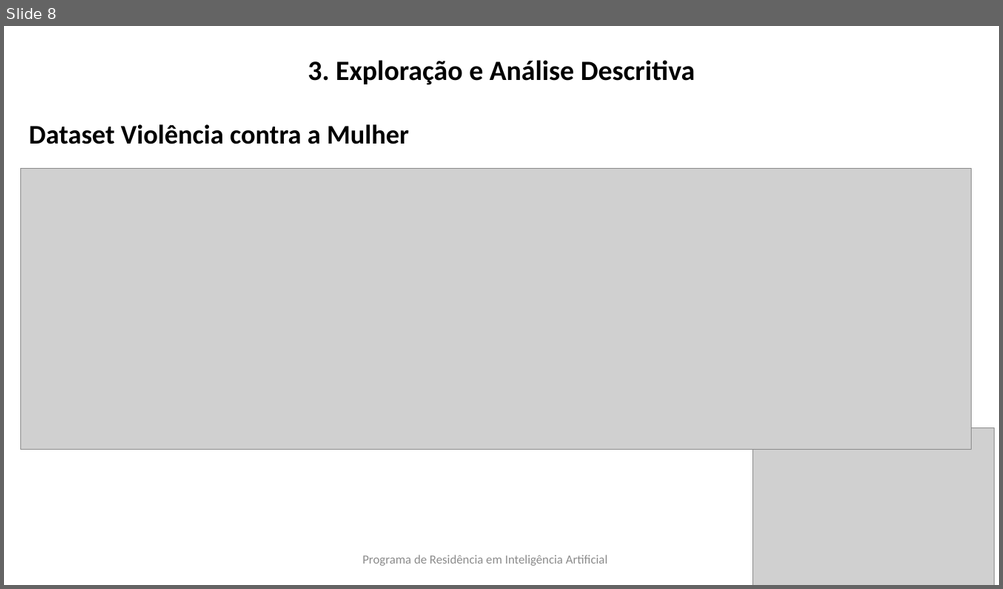
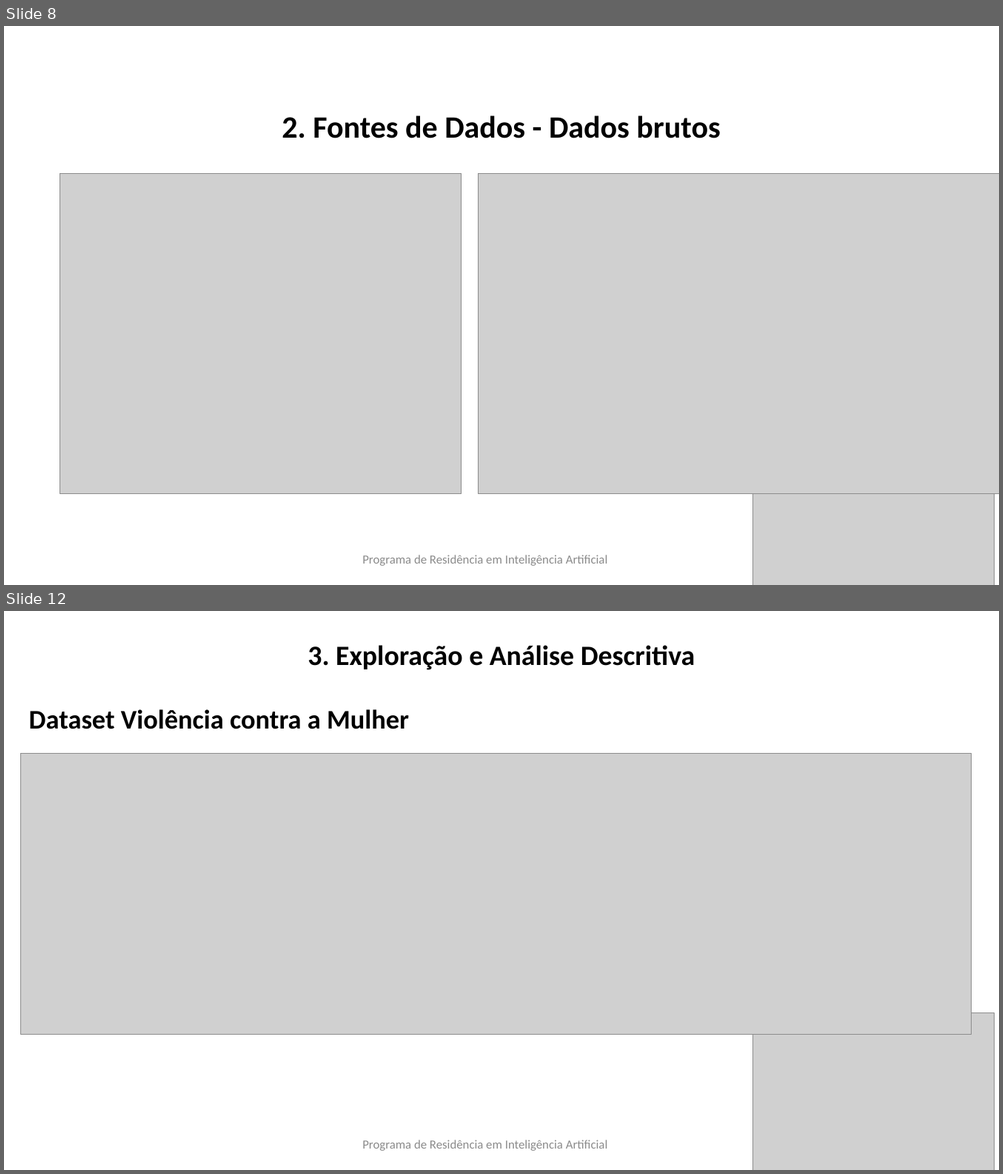
Before and after one commit to millercylindricalprojection/ATIVIDADE-AVALIATIVA-Big-Data-e-Minera-o-de-Dados, a slide deck: apresentacao e trabalhoDados/apresentacao.PPTX. Shown one above the other, each under a label of ours: slide 8 before the commit, slides 8 and 12 after it; the slides between them are not shown. The pictures are 1003x589 and 1003x1174 pixels, drawn with LibreOffice and Linux fonts; fonts in the diff are those of the drawing; grey boxes stand for pictures; background and template pictures are left out. Boxes give left, top, right and bottom in pixels: in the first picture for what was removed or moved away, otherwise in the second. Text is boxed around its words. In the diff, an @@ line names an element or a change of style, - is before the commit and + after.

```diff
--- a/apresentacao e trabalhoDados/apresentacao.PPTX
+++ b/apresentacao e trabalhoDados/apresentacao.PPTX
@@ slide 8 added at [4, 26, 999, 585], background picture (left out) @@
@@ title added at [282, 116, 720, 138], 30 pt, text #000000, bold @@
+2. Fontes de Dados - Dados brutos
@@ picture added at [60, 174, 461, 494] @@
@@ picture added at [478, 174, 999, 494] @@
@@ picture added at [753, 429, 995, 585] @@
@@ text added at [362, 555, 608, 566], 12 pt, text #8C8C8C @@
+Programa de Residência em Inteligência Artificial
@@ what was slide 8 is now slide 12 @@
```
Also in this commit, not shown: 9 slides changed, 15 other slides added.
